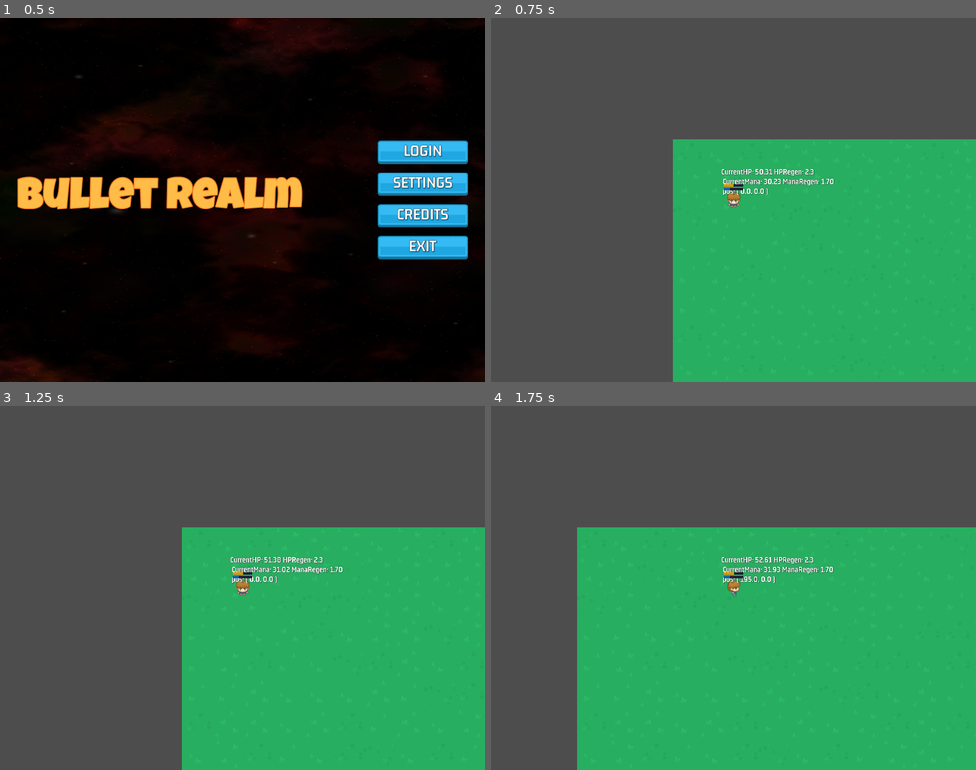
Above: before the commit, frames 1-4 (two rows, left to right).
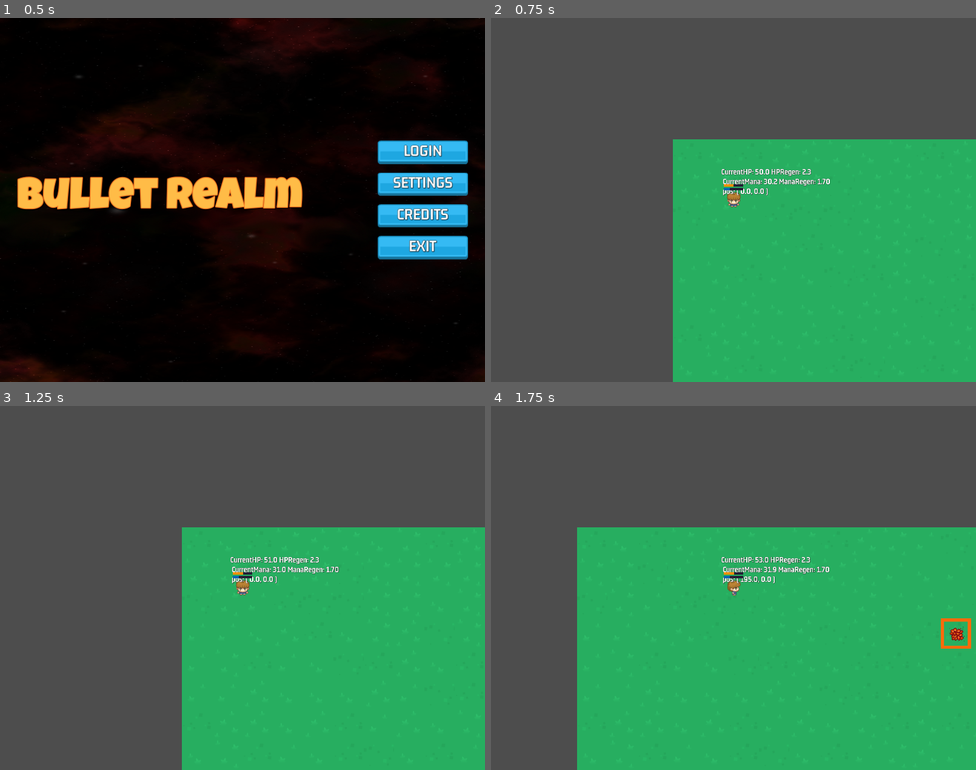
Above: after the commit, the same moments.

Repository: HelloImKevo/GodotGames
Game: Godot game, scene res://main_login/main_login.tscn
Same seed, same stepped clock (60 frames per second), same inputs: the game is played once before the commit and once after it.
Inputs:
- Up to frame 1 (0.5 s): no input
- Up to frame 2 (0.75 s): click "LOGIN" at 0.5 s
- Up to frame 3 (1.25 s): no input
- Up to frame 4 (1.75 s): hold D (move_right) from 1.28 s (still down)

Frame 1 is identical in both runs. In frame 2, 0.3% of the frame differs, in the area x 56-71%, y 41-47%; in frame 3, 0.3%; in frame 4, 0.6%, in the area x 55-99%, y 41-67%.

Commit message:
[Bullet] Add HP Regen and Damage over Time Burning Effect

Diff:
--- /dev/null
+++ b/BulletRealm/constants/identifier.gd
@@ -0,0 +1,6 @@
+class_name Identifier
+
+
+const GROUP_HAZARD := "hazard"
+
+const HAZARD_BURNING_GROUND := "hazard_burning_ground"
--- a/BulletRealm/core/attributes.gd
+++ b/BulletRealm/core/attributes.gd
@@ -74,8 +74,14 @@
 	update_stat(CURRENT_MANA, start_mana)
 
 
+## Returns this unit's current HP snapped to the nearest whole number. Do not use this
+## to apply "over time" effects!
 func current_hp() -> float:
-	return stat(CURRENT_HP)
+	return snappedf(stat(CURRENT_HP), 1.0)
+
+
+func take_damage(damage) -> void:
+	update_stat(CURRENT_HP, -(abs(damage)))
 
 
 func current_mana() -> float:
@@ -90,12 +96,22 @@
 func update_stat(key: String, amount) -> void:
 	var new_amount = _stats[key] + amount
 
+	# Note: I ran into what I thought was a floating point rounding bug, but it
+	# the issue was that HP regen was immediately being applied after the unit was
+	# reduced to zero HP.
 	if CURRENT_HP == key:
-		_set_stat(key, min(new_amount, _stats[MAX_HP]))
+		_set_stat(key, clampf(new_amount, 0.0, _stats[MAX_HP]))
 	elif CURRENT_MANA == key:
-		_set_stat(key, min(new_amount, _stats[MAX_MANA]))
+		_set_stat(key, clampf(new_amount, 0.0, _stats[MAX_MANA]))
 	else:
 		_set_stat(key, new_amount)
+
+
+## Uses the delta to calculate and take damage for multiple damage per second effects.
+func apply_damage_over_time_effects(dot_effects: Array[StatusEffect], delta) -> void:
+	for e: StatusEffect in dot_effects:
+		var damage_tick = e.damage_per_second * delta
+		take_damage(damage_tick)
 
 
 ## Heals HP per second based on delta since last process.
--- /dev/null
+++ b/BulletRealm/core/status_effect.gd
@@ -0,0 +1,21 @@
+class_name StatusEffect
+extends Node
+
+
+enum Type { BURNING }
+
+@export var key: String = Identifier.HAZARD_BURNING_GROUND
+@export var type: Type = Type.BURNING
+## How much damage per second this effect deals to the parent Node. This may need
+## to utilize Level scaling in the future.
+@export var damage_per_second: float = 0.0
+
+
+func _to_string() -> String:
+	return "StatusEffect (%s, %s, %.2f)" % [key, type, damage_per_second]
+
+
+func _init(k: String = Identifier.HAZARD_BURNING_GROUND, t: Type = Type.BURNING, dps: float = 0.0):
+	key = k
+	type = t
+	damage_per_second = dps
--- /dev/null
+++ b/BulletRealm/core/status_effect.tscn
@@ -0,0 +1,6 @@
+[gd_scene load_steps=2 format=3 uid="uid://drogond3ogo3b"]
+
+[ext_resource type="Script" path="res://core/status_effect.gd" id="1_prryn"]
+
+[node name="StatusEffect" type="Node"]
+script = ExtResource("1_prryn")
--- /dev/null
+++ b/BulletRealm/core/status_effects.gd
@@ -0,0 +1,28 @@
+class_name StatusEffects
+extends Node
+
+'''
+{
+	"hazard_burning_ground": StatusEffect("hazard_burning_ground", Type.BURNING, 5.0)
+}
+'''
+var _key_to_effect_dict: Dictionary = {}
+
+
+# TODO: Look into adding unit tests.
+func add_effect(effect: StatusEffect):
+	_key_to_effect_dict[effect.key] = effect
+
+
+func remove_effect(effect: StatusEffect):
+	if _key_to_effect_dict.erase(effect.key):
+		print("effect erased: ", effect)
+
+
+func get_damage_over_time_effects() -> Array[StatusEffect]:
+	var dot_effects: Array[StatusEffect] = []
+	for e: StatusEffect in _key_to_effect_dict.values():
+		if StatusEffect.Type.BURNING == e.type:
+			dot_effects.append(e)
+
+	return dot_effects
--- /dev/null
+++ b/BulletRealm/core/status_effects.tscn
@@ -0,0 +1,6 @@
+[gd_scene load_steps=2 format=3 uid="uid://bdu3dhtr832pt"]
+
+[ext_resource type="Script" path="res://core/status_effects.gd" id="1_uqhs4"]
+
+[node name="StatusEffects" type="Node"]
+script = ExtResource("1_uqhs4")
--- /dev/null
+++ b/BulletRealm/hazards/hazard.gd
@@ -0,0 +1,10 @@
+class_name Hazard
+extends Area2D
+
+
+@onready var status_effect: StatusEffect = $StatusEffect
+
+
+## Returns the status effect for when the Area is entered by another body.
+func get_area_entered_status_effect() -> StatusEffect:
+	return status_effect
--- /dev/null
+++ b/BulletRealm/hazards/hazard.tscn
@@ -0,0 +1,73 @@
+[gd_scene load_steps=12 format=3 uid="uid://ovd4slk12ihd"]
+
+[ext_resource type="Script" path="res://hazards/hazard.gd" id="1_hnev1"]
+[ext_resource type="Texture2D" uid="uid://ca00v2fow41x5" path="res://assets/spritesheets/explosion_animation.png" id="1_tkxf5"]
+[ext_resource type="PackedScene" uid="uid://drogond3ogo3b" path="res://core/status_effect.tscn" id="3_nhri2"]
+
+[sub_resource type="AtlasTexture" id="AtlasTexture_w6ujg"]
+atlas = ExtResource("1_tkxf5")
+region = Rect2(0, 0, 32, 32)
+
+[sub_resource type="AtlasTexture" id="AtlasTexture_qu5bd"]
+atlas = ExtResource("1_tkxf5")
+region = Rect2(32, 0, 32, 32)
+
+[sub_resource type="AtlasTexture" id="AtlasTexture_kap72"]
+atlas = ExtResource("1_tkxf5")
+region = Rect2(64, 0, 32, 32)
+
+[sub_resource type="AtlasTexture" id="AtlasTexture_rpvvy"]
+atlas = ExtResource("1_tkxf5")
+region = Rect2(96, 0, 32, 32)
+
+[sub_resource type="AtlasTexture" id="AtlasTexture_tm8nq"]
+atlas = ExtResource("1_tkxf5")
+region = Rect2(128, 0, 32, 32)
+
+[sub_resource type="AtlasTexture" id="AtlasTexture_v6x22"]
+atlas = ExtResource("1_tkxf5")
+region = Rect2(160, 0, 32, 32)
+
+[sub_resource type="SpriteFrames" id="SpriteFrames_imbwo"]
+animations = [{
+"frames": [{
+"duration": 1.0,
+"texture": SubResource("AtlasTexture_w6ujg")
+}, {
+"duration": 1.0,
+"texture": SubResource("AtlasTexture_qu5bd")
+}, {
+"duration": 1.0,
+"texture": SubResource("AtlasTexture_kap72")
+}, {
+"duration": 1.0,
+"texture": SubResource("AtlasTexture_rpvvy")
+}, {
+"duration": 1.0,
+"texture": SubResource("AtlasTexture_tm8nq")
+}, {
+"duration": 1.0,
+"texture": SubResource("AtlasTexture_v6x22")
+}],
+"loop": true,
+"name": &"idle",
+"speed": 8.0
+}]
+
+[sub_resource type="CircleShape2D" id="CircleShape2D_nmur3"]
+radius = 8.0
+
+[node name="Hazard" type="Area2D" groups=["hazard"]]
+collision_layer = 16
+script = ExtResource("1_hnev1")
+
+[node name="AnimatedSprite" type="AnimatedSprite2D" parent="."]
+sprite_frames = SubResource("SpriteFrames_imbwo")
+animation = &"idle"
+autoplay = "idle"
+
+[node name="CollisionShape2D" type="CollisionShape2D" parent="."]
+shape = SubResource("CircleShape2D_nmur3")
+
+[node name="StatusEffect" parent="." instance=ExtResource("3_nhri2")]
+damage_per_second = 5.0
--- a/BulletRealm/player/player.gd
+++ b/BulletRealm/player/player.gd
@@ -10,7 +10,9 @@
 
 @export var stunned = false
 
-@onready var attrs = $Attributes
+@onready var attrs: Attributes = $Attributes
+@onready var status_effects: StatusEffects = $StatusEffects
+
 @onready var animation = $Animation
 @onready var health_bar = $HealthBar
 @onready var mana_bar = $ManaBar
@@ -40,8 +42,25 @@
 
 func _process(delta):
 	_update_debug_label()
-	attrs.apply_hp_regen(delta)
+	_apply_damage_over_time_effects(delta)
+	_apply_regen(delta)
+	_update_resource_bars()
+
+
+func _apply_damage_over_time_effects(delta) -> void:
+	var dot_effects: Array[StatusEffect] = status_effects.get_damage_over_time_effects()
+	attrs.apply_damage_over_time_effects(dot_effects, delta)
+
+
+func _apply_regen(delta) -> void:
+	if attrs.current_hp() >= 0.0:
+		# Only apply HP regen if this unit hasn't been reduced to zero HP.
+		attrs.apply_hp_regen(delta)
+
 	attrs.apply_mana_regen(delta)
+
+
+func _update_resource_bars() -> void:
 	health_bar.set_amount(attrs.current_hp())
 	mana_bar.set_amount(attrs.current_mana())
 
@@ -81,10 +100,8 @@
 		new_anim = "walk_left"
 	elif inputs.motion.x > 0:
 		new_anim = "walk_right"
-
 	#if stunned:
 		#new_anim = "stunned"
-
 	if new_anim != current_anim:
 		current_anim = new_anim
 		animation.play(current_anim)
@@ -93,10 +110,10 @@
 func _update_debug_label():
 	if Engine.get_physics_frames() % 4 == 0:
 		# To prevent a jittery label, only update once every 4 physics frames.
-		get_node("Label").text = "CurrentHP: %.2f HPRegen: %.1f \n CurrentMana: %.2f ManaRegen: %.2f \n pos: ( %.1f, %.1f )" % [
-			attrs.stat(Attributes.CURRENT_HP),
+		get_node("Label").text = "CurrentHP: %.1f HPRegen: %.1f \n CurrentMana: %.1f ManaRegen: %.2f \n pos: ( %.1f, %.1f )" % [
+			attrs.current_hp(),
 			attrs.stat(Attributes.HP_REGEN),
-			attrs.stat(Attributes.CURRENT_MANA),
+			attrs.current_mana(),
 			attrs.stat(Attributes.MANA_REGEN),
 			position.x,
 			position.y
@@ -113,6 +130,14 @@
 		return
 	stunned = true
 	animation.play("stunned")
+
+
+func _on_hitbox_area_entered(area):
+	AreaUtils.add_status_effect_if_necessary(area, status_effects)
+
+
+func _on_hitbox_area_exited(area):
+	AreaUtils.remove_status_effect_if_necessary(area, status_effects)
 
 
 func physics_process_old(_delta):
--- a/BulletRealm/player/player.tscn
+++ b/BulletRealm/player/player.tscn
@@ -6,6 +6,9 @@
 [ext_resource type="LabelSettings" uid="uid://brur7ffhebkw5" path="res://assets/fonts/GM_34_White.tres" id="3_okag8"]
 [ext_resource type="PackedScene" uid="uid://mfmsre4vrt1g" path="res://core/attributes.tscn" id="4_77i1n"]
 [ext_resource type="PackedScene" uid="uid://8nk1ej5opphj" path="res://gui/resource_bar.tscn" id="4_r5k84"]
+[ext_resource type="PackedScene" uid="uid://bdu3dhtr832pt" path="res://core/status_effects.tscn" id="6_41mf1"]
+
+[sub_resource type="RectangleShape2D" id="RectangleShape2D_6lf2o"]
 
 [sub_resource type="CircleShape2D" id="CircleShape2D_87c88"]
 radius = 15.0
@@ -120,9 +123,9 @@
 "walk_up": SubResource("Animation_ngryy")
 }
 
-[node name="Player" type="CharacterBody2D"]
-z_index = 10
-motion_mode = 1
+[node name="Player" type="CharacterBody2D" groups=["player"]]
+z_index = 1
+collision_mask = 16
 script = ExtResource("1_hfdu0")
 
 [node name="Sprite" type="Sprite2D" parent="."]
@@ -132,7 +135,13 @@
 hframes = 4
 vframes = 4
 
-[node name="Collision" type="CollisionShape2D" parent="."]
+[node name="PhysicsCollision" type="CollisionShape2D" parent="."]
+shape = SubResource("RectangleShape2D_6lf2o")
+
+[node name="Hitbox" type="Area2D" parent="."]
+collision_mask = 16
+
+[node name="CollisionCircle" type="CollisionShape2D" parent="Hitbox"]
 shape = SubResource("CircleShape2D_87c88")
 
 [node name="Camera2D" type="Camera2D" parent="."]
@@ -168,9 +177,15 @@
 
 [node name="Attributes" parent="." instance=ExtResource("4_77i1n")]
 
+[node name="StatusEffects" parent="." instance=ExtResource("6_41mf1")]
+process_mode = 4
+
 [node name="MultiplayerSynchronizer" type="MultiplayerSynchronizer" parent="."]
 
 [node name="Inputs" type="Node" parent="."]
 script = ExtResource("3_lpflv")
 
 [node name="InputsSync" type="MultiplayerSynchronizer" parent="Inputs"]
+
+[connection signal="area_entered" from="Hitbox" to="." method="_on_hitbox_area_entered"]
+[connection signal="area_exited" from="Hitbox" to="." method="_on_hitbox_area_exited"]
--- a/BulletRealm/project.godot
+++ b/BulletRealm/project.godot
@@ -66,6 +66,14 @@
 ]
 }
 
+[layer_names]
+
+2d_physics/layer_1="player"
+2d_physics/layer_2="enemy"
+2d_physics/layer_3="player_bullet"
+2d_physics/layer_4="enemy_bullet"
+2d_physics/layer_5="hazard"
+
 [rendering]
 
 renderer/rendering_method="mobile"
--- a/BulletRealm/test_level/test_level.gd
+++ b/BulletRealm/test_level/test_level.gd
@@ -2,6 +2,6 @@
 extends Node2D
 
 
-func _process(delta):
+func _process(_delta):
 	if Input.is_action_just_pressed("quit"):
 		GameManager.load_main_scene()
--- a/BulletRealm/test_level/test_level.tscn
+++ b/BulletRealm/test_level/test_level.tscn
@@ -1,8 +1,22 @@
-[gd_scene load_steps=6 format=3 uid="uid://txjx2ilc1fs"]
+[gd_scene load_steps=9 format=3 uid="uid://txjx2ilc1fs"]
 
 [ext_resource type="Texture2D" uid="uid://dvfpn5vl4sqom" path="res://assets/spritesheets/grass.png" id="1_5wok2"]
 [ext_resource type="Script" path="res://test_level/test_level.gd" id="1_o3oc4"]
+[ext_resource type="Texture2D" uid="uid://bj2v7xl1vrgci" path="res://assets/spritesheets/placeholder_tiles_64.png" id="2_6tiet"]
 [ext_resource type="PackedScene" uid="uid://d1a6tjiyjwtbe" path="res://player/player.tscn" id="2_pgs6y"]
+[ext_resource type="PackedScene" uid="uid://ovd4slk12ihd" path="res://hazards/hazard.tscn" id="5_mb6i1"]
+
+[sub_resource type="TileSetAtlasSource" id="TileSetAtlasSource_bmqro"]
+texture = ExtResource("2_6tiet")
+texture_region_size = Vector2i(64, 64)
+0:0/0 = 0
+1:0/0 = 0
+2:0/0 = 0
+3:0/0 = 0
+4:0/0 = 0
+5:0/0 = 0
+6:0/0 = 0
+7:0/0 = 0
 
 [sub_resource type="TileSetAtlasSource" id="TileSetAtlasSource_4b44y"]
 resource_name = "grass.png"
@@ -20,6 +34,7 @@
 [sub_resource type="TileSet" id="TileSet_yn2dt"]
 tile_size = Vector2i(64, 64)
 sources/1 = SubResource("TileSetAtlasSource_4b44y")
+sources/0 = SubResource("TileSetAtlasSource_bmqro")
 
 [node name="TestLevel" type="Node2D"]
 script = ExtResource("1_o3oc4")
@@ -29,6 +44,11 @@
 format = 2
 layer_0/name = "grass"
 layer_0/tile_data = PackedInt32Array(-65538, 262145, 0, -2, 65537, 0, 65534, 327681, 0, 131070, 131073, 0, 196606, 1310 …(4916 unchanged characters)…
+layer_1/name = "misc"
+layer_1/tile_data = PackedInt32Array(65546, 65536, 0)
 
 [node name="Player" parent="." instance=ExtResource("2_pgs6y")]
 position = Vector2(509, 310)
+
+[node name="Hazard" parent="." instance=ExtResource("5_mb6i1")]
+position = Vector2(674, 97)
--- /dev/null
+++ b/BulletRealm/utils/area_utils.gd
@@ -0,0 +1,28 @@
+class_name AreaUtils
+
+
+static func is_hazard(area: Node) -> bool:
+	return area.is_in_group(Identifier.GROUP_HAZARD)
+
+
+static func get_hazard_effect_or_null(area) -> StatusEffect:
+	if AreaUtils.is_hazard(area):
+		# TODO: Introduce type safety with typeof() checks.
+		var hazard: Hazard = area
+		return hazard.get_area_entered_status_effect()
+
+	return null
+
+
+static func add_status_effect_if_necessary(area, status_effects: StatusEffects) -> void:
+	var effect = get_hazard_effect_or_null(area)
+	if effect != null:
+		print("burning ...")
+		status_effects.add_effect(effect)
+
+
+static func remove_status_effect_if_necessary(area, status_effects: StatusEffects) -> void:
+	var effect = get_hazard_effect_or_null(area)
+	if effect != null:
+		print("no longer burning!")
+		status_effects.remove_effect(effect)
Not shown: 1 places in BulletRealm/player/player.tscn that only renumber resources
